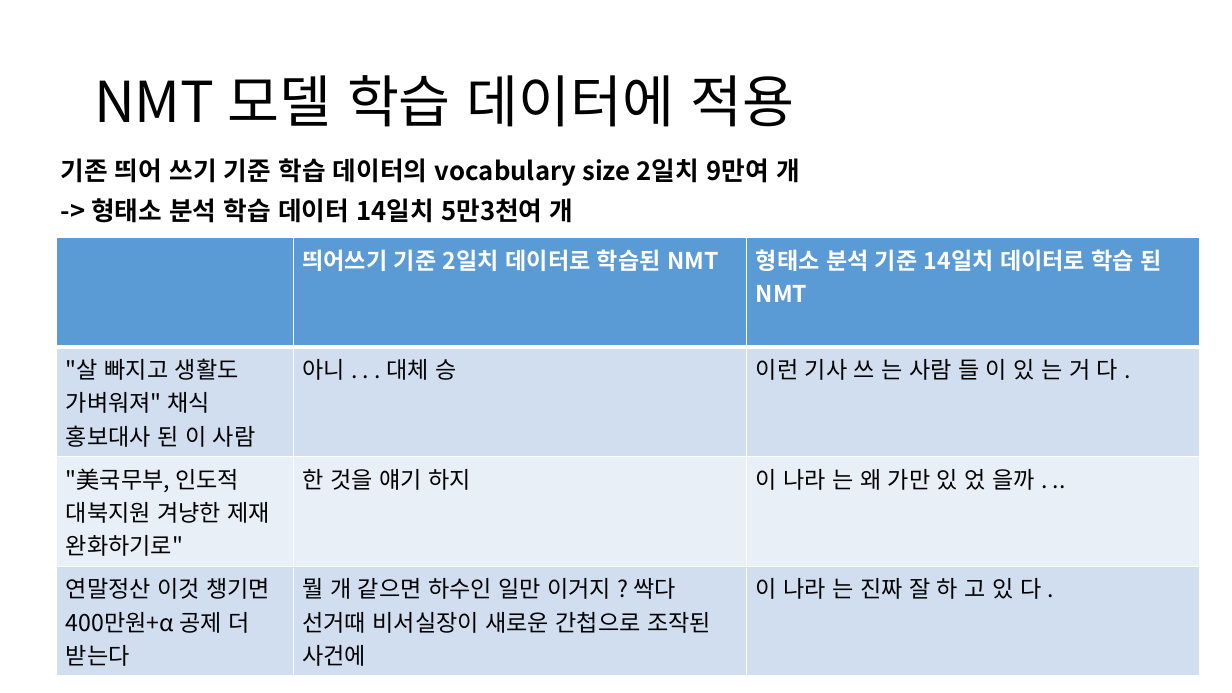
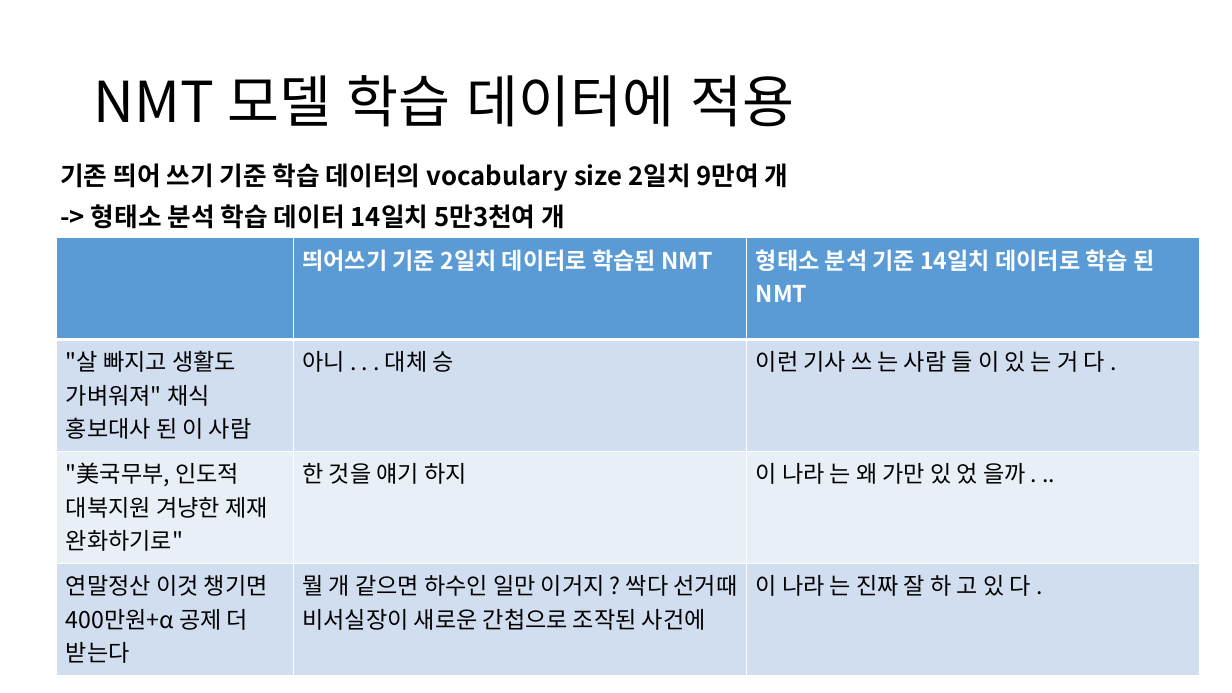
Before and after one commit to dachshu/GraduationProject, a slide deck: slide 4 of report/2019년 1월 Report.pptx. Drawn at 1232x693 pixels with LibreOffice and Linux fonts; fonts in the diff are those of the drawing. Boxes give left, top, right and bottom in pixels: in the first picture for what was removed or moved away, otherwise in the second. Text is boxed around its words. In the diff, an @@ line names an element or a change of style, - is before the commit and + after.

```diff
--- a/report/2019년 1월 Report.pptx
+++ b/report/2019년 1월 Report.pptx
@@ text "기존 띄어 쓰기 기준 학습 ..." rewrapped from box(61, 158, 800, 223) to box(60, 163, 789, 229) @@
@@ table at box(56, 238, 1201, 675) @@
@@ fill #D2DEEF to #D1DEEF in 6 cells @@
@@ fill #EAEFF7 to #E9EFF7 in row 3 @@
@@ borders changed @@
```
Also in this commit, not shown: 2 other slides changed.
